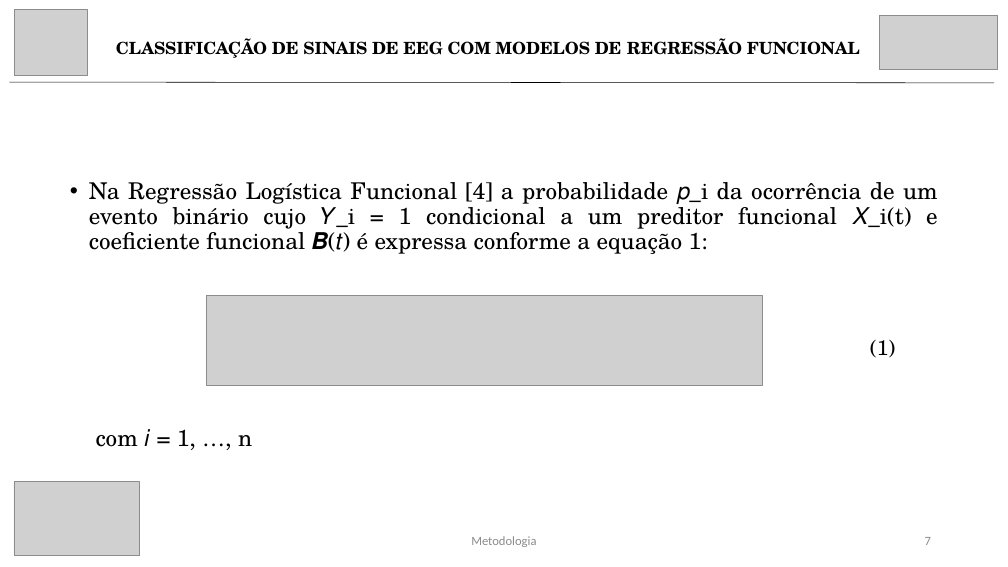
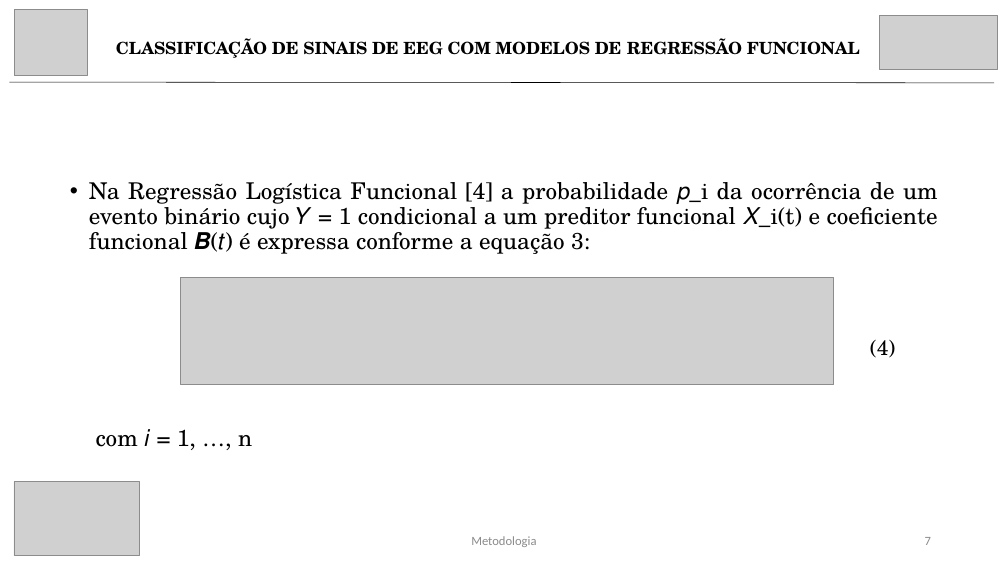
Before and after one commit to roaraujo/EEG-Regressao-Funcional-Wavelet-Fourier, a slide deck: slide 7 of Apresentação/IC_SIICUSP.pptx. Drawn at 1008x567 pixels with LibreOffice and Linux fonts; fonts in the diff are those of the drawing; grey boxes stand for pictures. Boxes give left, top, right and bottom in pixels: in the first picture for what was removed or moved away, otherwise in the second. Text is boxed around its words. In the diff, an @@ line names an element or a change of style, - is before the commit and + after.

```diff
--- a/Apresentação/IC_SIICUSP.pptx
+++ b/Apresentação/IC_SIICUSP.pptx
@@ text at [89,182,938,254]: text changed @@
-• Na Regressão Logística Funcional [4] a probabilidade 𝑝_i da ocorrência de um evento binário cujo 𝑌_i = 1 condicional a um preditor funcional 𝑋_i(t) e coeficiente funcional 𝑩(𝑡) é expressa conforme a equação 1:
+• Na Regressão Logística Funcional [4] a probabilidade 𝑝_i da ocorrência de um evento binário cujo 𝑌 = 1 condicional a um preditor funcional 𝑋_i(t) e coeficiente funcional 𝑩(𝑡) é expressa conforme a equação 3:
@@ picture: place and size @@
-picture at [206,296,762,386]
+picture at [181,278,834,385]
@@ text at [870,340,896,358]: text changed @@
-(1)
+(4)
```
Also in this commit, not shown: 2 other slides changed, 1 other file.
